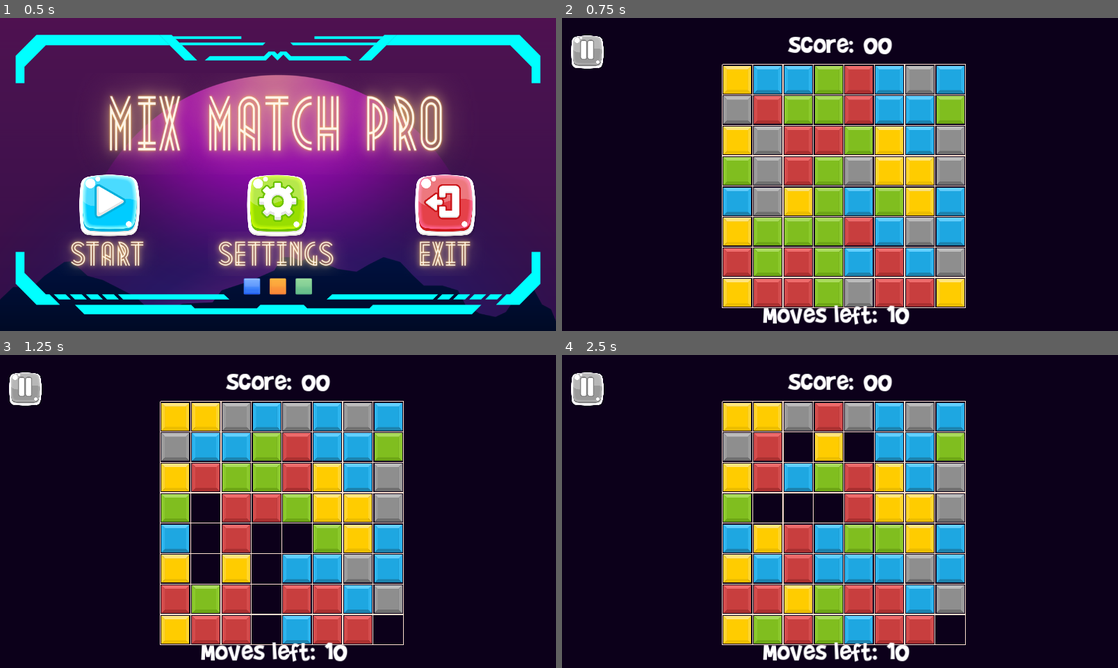
Above: before the commit, frames 1-4 (two rows, left to right).
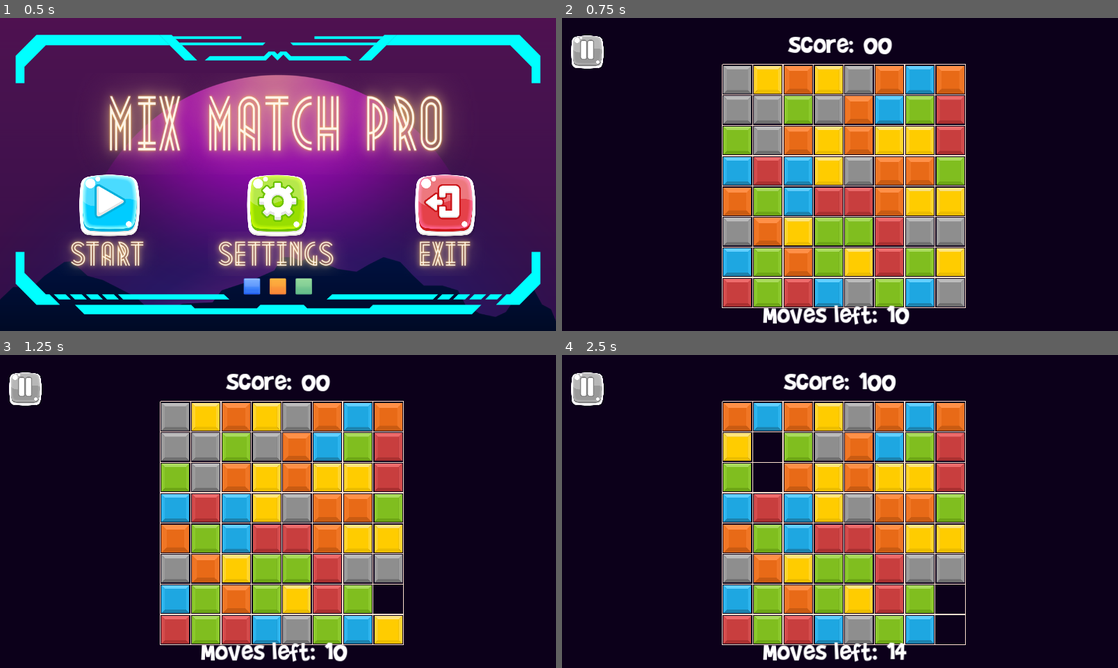
Above: after the commit, the same moments.

Repository: bonsaipropaganda/match-3-with-a-twist
Game: Godot game, scene res://Content/main.tscn
Same seed, same stepped clock (60 frames per second), same inputs: the game is played once before the commit and once after it. The engine's default icon, where the game draws it, is replaced by a stand-in: a white triangle on a blue panel in a dark square.
Inputs (mouse positions are in pixels of both pictures, inside the frame that each line leads up to):
- Up to frame 1 (0.5 s): no input
- Up to frame 2 (0.75 s): click (673, 205) at 0.5 s
- Up to frame 3 (1.25 s): no input
- Up to frame 4 (2.5 s): move the mouse to (739, 417) at 1.27 s; press the mouse at (739, 417) at 1.28 s; move the mouse to (767, 539) at 2.02 s; release the mouse at (767, 539) at 2.03 s; click (767, 539) at 2.1 s

Frame 1 is identical in both runs. In frame 2, 22% of the frame differs, in the area x 29-73%, y 15-93%; in frame 3, 24%; in frame 4, 25%, in the area x 29-73%, y 5-98%.

Commit message:
added orange tile
wanted some more variety and matches to not be made so often so added an orange tile. probably will add another tile maybe a  special one..

Diff:
--- a/Content/Tile/tile.gd
+++ b/Content/Tile/tile.gd
@@ -18,6 +18,7 @@
 }
 
 enum TileType {
+	ORANGE,
 	RED,
 	BLUE,
 	GREEN,
@@ -31,6 +32,7 @@
 	[TileStats.CAN_SWAP,TileStats.CAN_FALL,TileStats.BREAK_ON_MATCH],
 	[TileStats.CAN_SWAP,TileStats.CAN_FALL,TileStats.BREAK_ON_MATCH],
 	[TileStats.CAN_SWAP,TileStats.CAN_FALL,TileStats.BREAK_ON_MATCH],
+	[TileStats.CAN_SWAP,TileStats.CAN_FALL,TileStats.BREAK_ON_MATCH],
 	[TileStats.CAN_SWAP,TileStats.BREAK_ON_ADJACENT_MATCH,TileStats.BREAK_ON_MATCH],
 	#[TileStats.CAN_SWAP,TileStats.BREAK_ON_PRESSURE],
 	]
@@ -38,6 +40,7 @@
 # Indexed by TileType
 # Replace these with the actual images
 const tile_images = [
+	preload("res://art/pieces/unselected_orange.png"),
 	preload("res://art/pieces/unselected_red.png"),
 	preload("res://art/pieces/unselected_blue.png"),
 	preload("res://art/pieces/unselected_green.png"),
Binary file added: art/pieces/unselected_orange.png
Not shown, added: art/pieces/unselected_orange.png.import
Not shown, added: art/pieces/unselected_orange.png~
